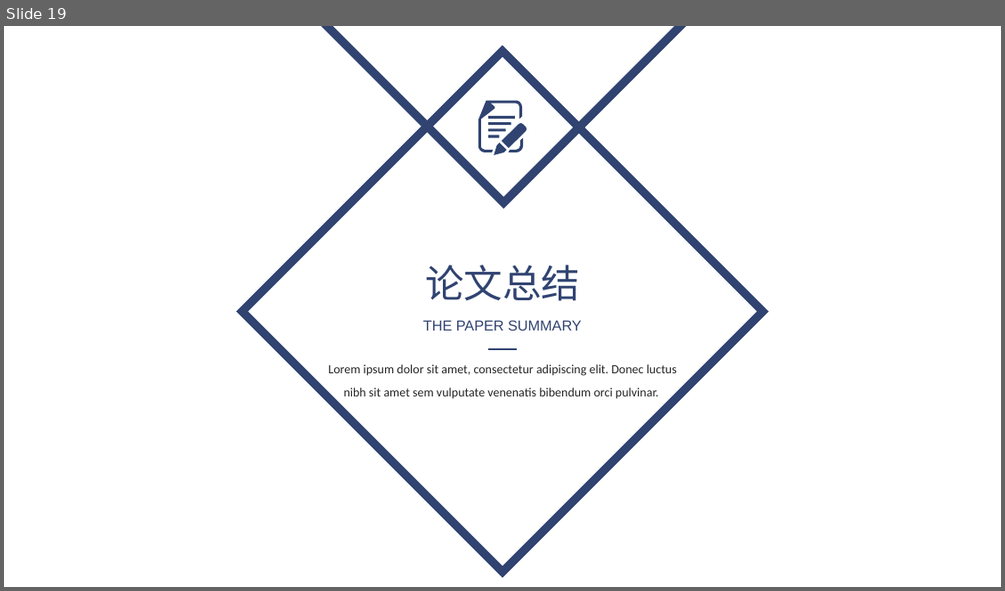
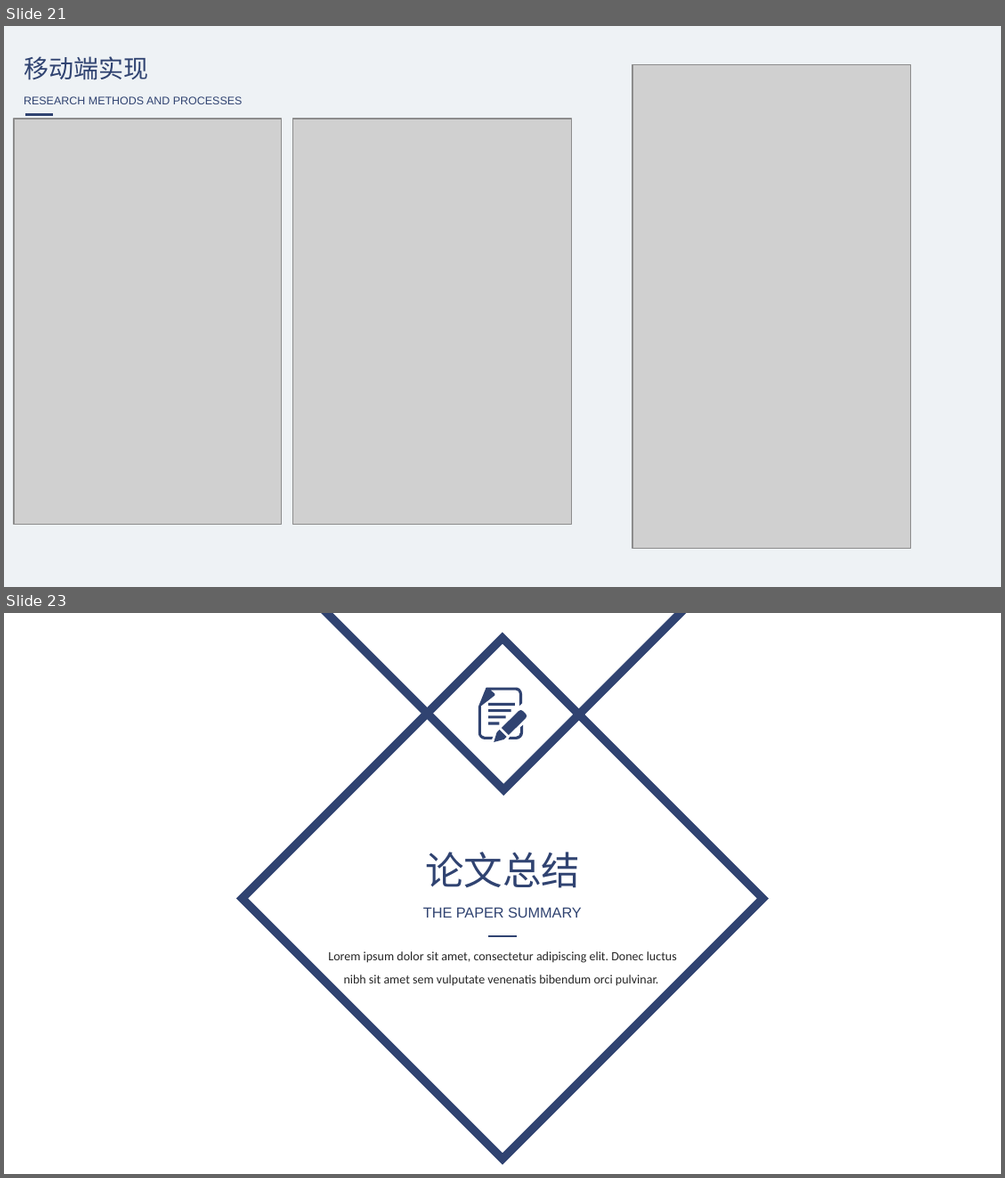
Before and after one commit to liangwei0101/physical-Examination-H5, a slide deck: 毕业设计.pptx. Shown one above the other, each under a label of ours: slide 19 before the commit, slides 21 and 23 after it; the slides between them are not shown. The pictures are 1005x591 and 1005x1178 pixels, drawn with LibreOffice and Linux fonts; fonts in the diff are those of the drawing; grey boxes stand for pictures; background and template pictures are left out. Boxes give left, top, right and bottom in pixels: in the first picture for what was removed or moved away, otherwise in the second. Text is boxed around its words. In the diff, an @@ line names an element or a change of style, - is before the commit and + after.

```diff
--- a/毕业设计.pptx
+++ b/毕业设计.pptx
@@ slide 21 added at (4,26,1001,587), background #EEF2F5 @@
@@ text added at (24,56,148,80), 18 pt, text #304371 @@
+移动端实现
@@ picture added at (632,65,910,548) @@
@@ text added at (24,96,243,104), 8 pt, text #304371 @@
+RESEARCH METHODS AND PROCESSES
@@ picture added at (14,119,281,524) @@
@@ line added from (25, 115) to (53, 115), #304371 1.5 pt @@
@@ picture added at (293,119,571,524) @@
@@ what was slide 19 is now slide 23 @@
```
Also in this commit, not shown: 3 slides changed, 5 other slides added, 2 slides removed.
